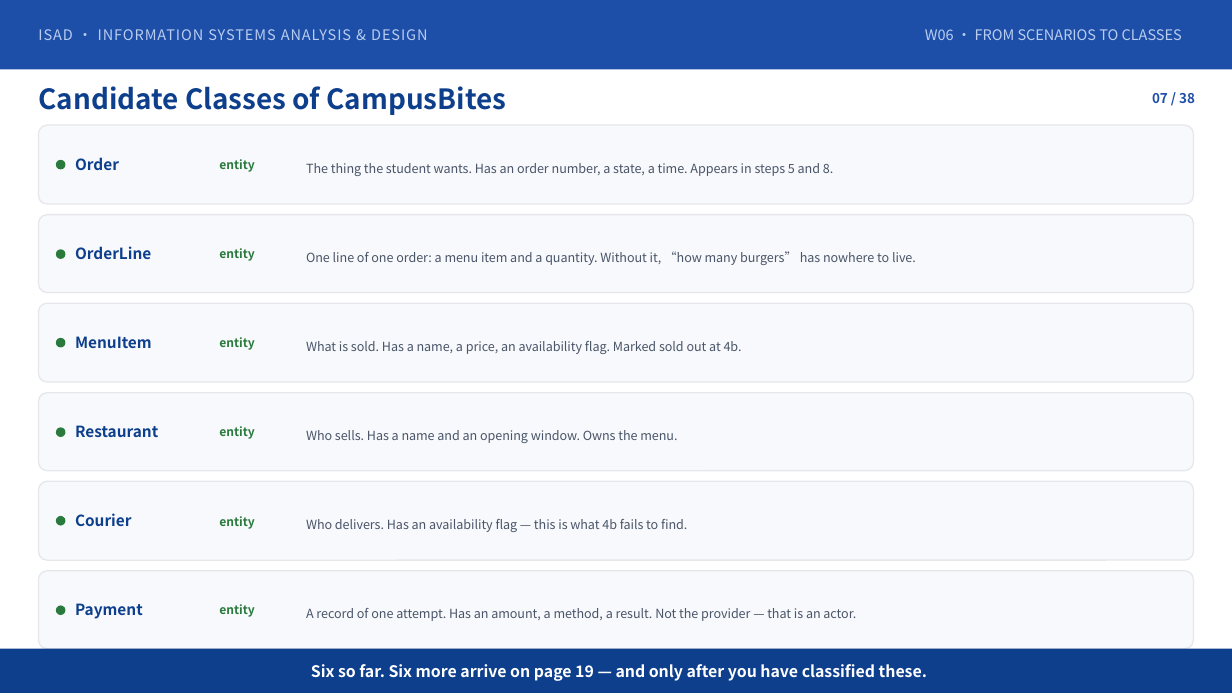
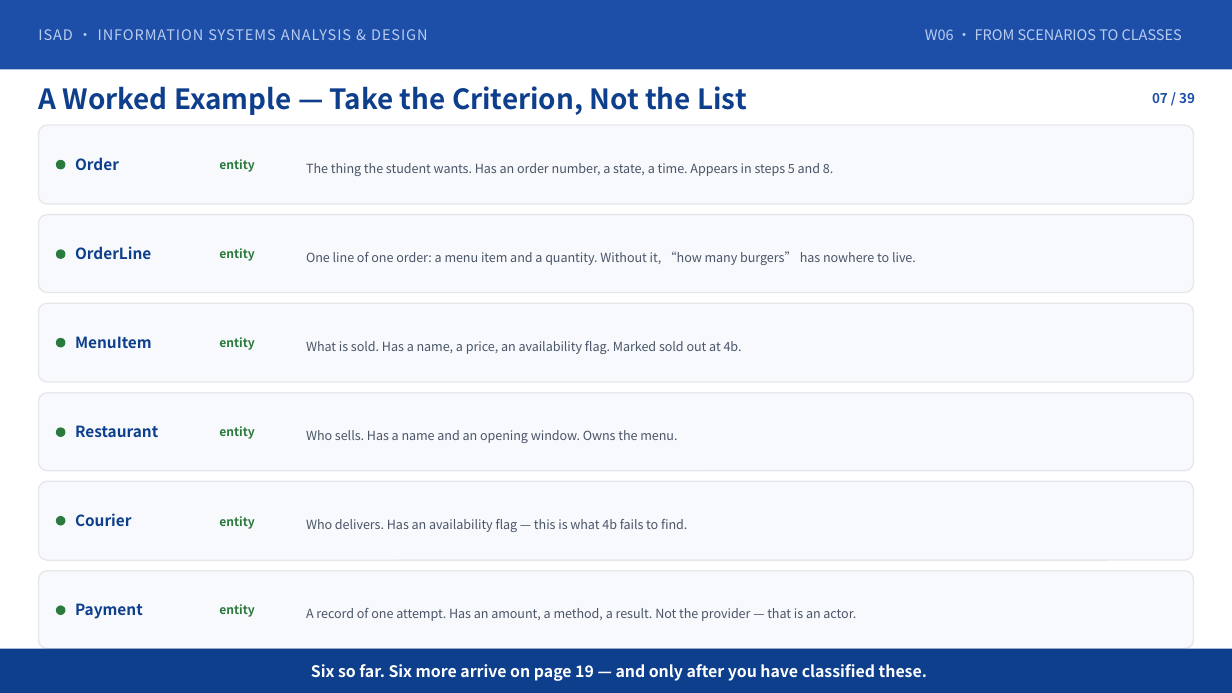
Before and after one commit to klausren/isad-course, a slide deck: slide 7 of 01-slides/W06-Domain-Modeling.pptx. Drawn at 1232x693 pixels with LibreOffice and Linux fonts; fonts in the diff are those of the drawing. Boxes give left, top, right and bottom in pixels: in the first picture for what was removed or moved away, otherwise in the second. Text is boxed around its words. In the diff, an @@ line names an element or a change of style, - is before the commit and + after.

```diff
--- a/01-slides/W06-Domain-Modeling.pptx
+++ b/01-slides/W06-Domain-Modeling.pptx
@@ text removed at [38,86,507,115] @@
-Candidate Classes of CampusBites
@@ text added at [38,86,746,115], 21.8 pt, text #0E3F8C, bold @@
+A Worked Example — Take the Criterion, Not the List
```
Also in this commit, not shown: 28 other slides changed, 2 slides added, 1 slide removed, 1 other file.
